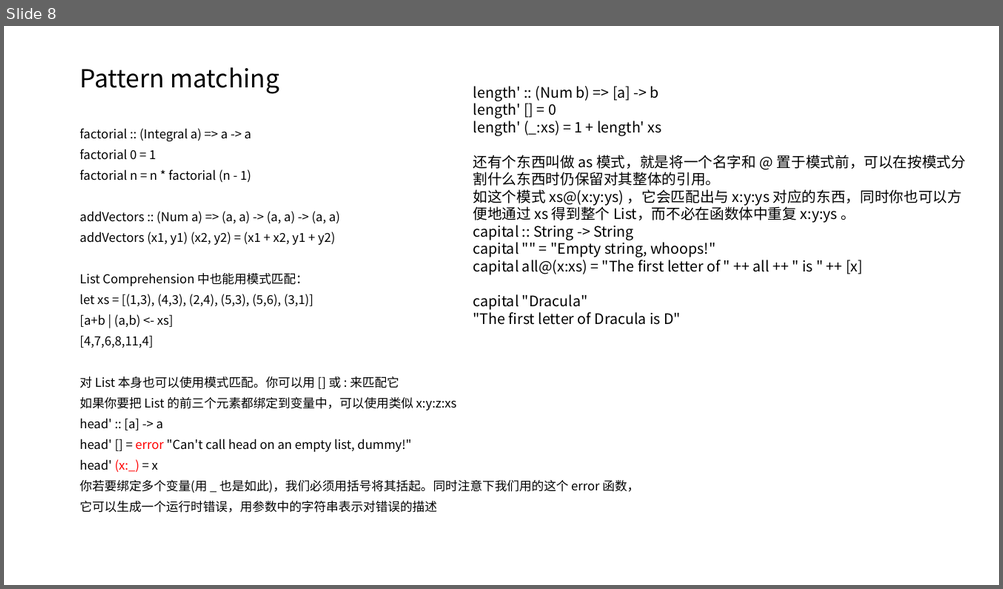
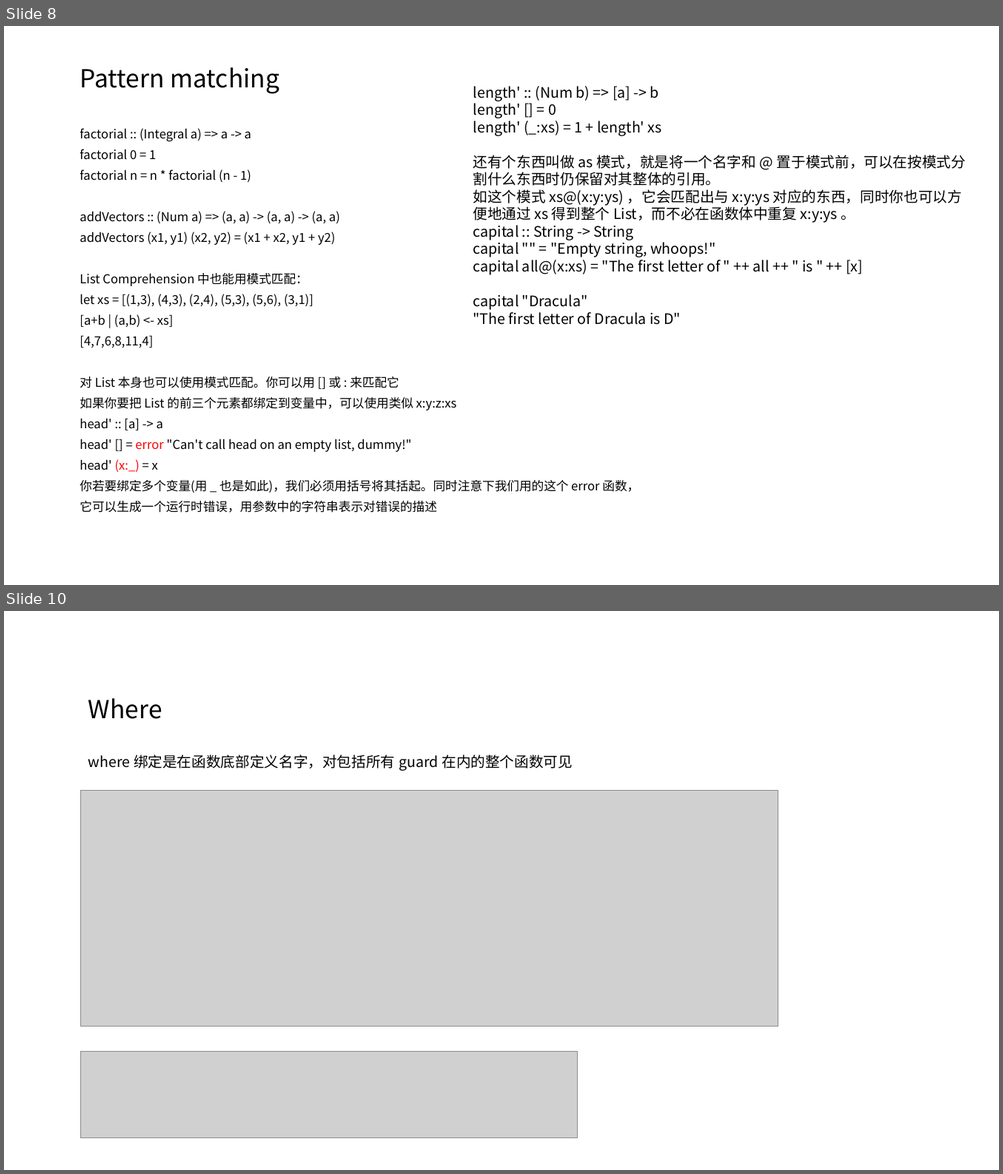
Before and after one commit to bilosikia/learnMarks, a slide deck: haskell.pptx. Shown one above the other, each under a label of ours: slide 8 before the commit, slides 8 and 10 after it; the slides between them are not shown. The pictures are 1003x589 and 1003x1174 pixels, drawn with LibreOffice and Linux fonts; fonts in the diff are those of the drawing; grey boxes stand for pictures. Boxes give left, top, right and bottom in pixels: in the first picture for what was removed or moved away, otherwise in the second. Text is boxed around its words. In the diff, an @@ line names an element or a change of style, - is before the commit and + after.

```diff
--- a/haskell.pptx
+++ b/haskell.pptx
@@ slide 10 added at [4,611,999,1170], background #FFFFFF @@
@@ text added at [88,698,572,771], 14 pt, text #000000 @@
+Where
+where 绑定是在函数底部定义名字，对包括所有 guard 在内的整个函数可见
@@ picture added at [81,791,778,1028] @@
@@ picture added at [81,1052,578,1139] @@
```
Also in this commit, not shown: 5 other slides added.
